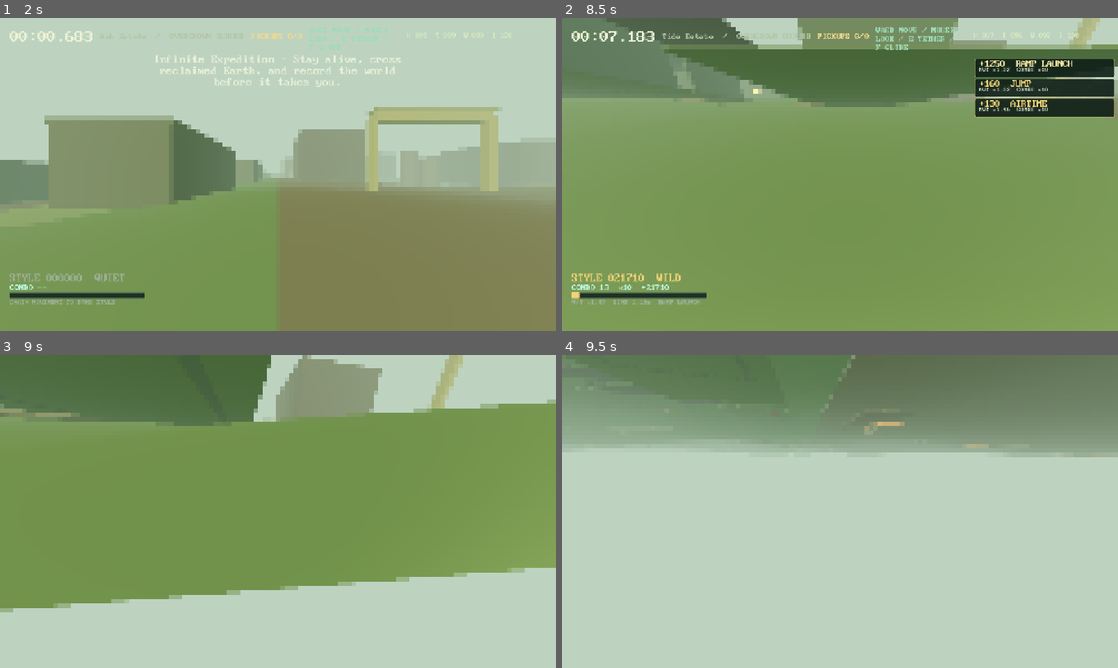
Above: before the commit, frames 1-4 (two rows, left to right).
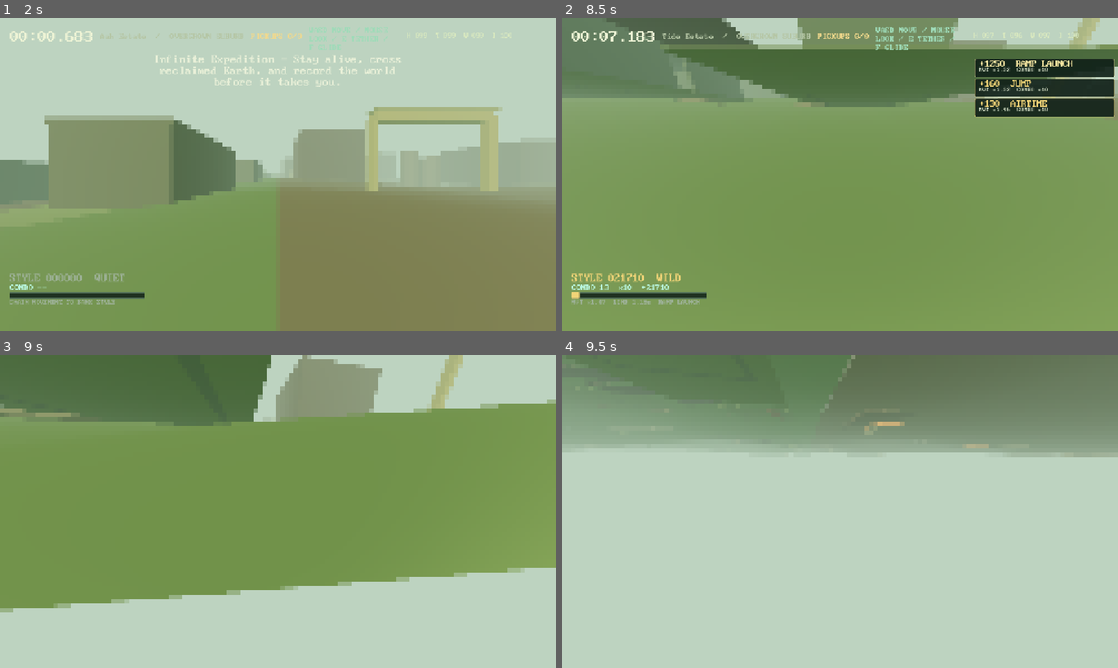
Above: after the commit, the same moments.

Repository: gongahkia/hot-cross-buns
Game: Godot game, scene res://scenes/main.tscn
Two runs of this game, one before a commit and one after it. Both use one fixed random seed, a clock stepped at 60 frames per second and the inputs below.
Inputs (mouse positions are in pixels of both pictures, inside the frame that each line leads up to):
- Up to frame 1 (2 s): click "Choose a journey" at 0.5 s; click "Infinite Expedition SURVIVAL …" at 1.25 s
- Up to frame 2 (8.5 s): tap Enter at 2, 6.6 s; move the mouse to (834, 180) at 2.02 s; hold W (move_forward) 2.03-4.28 s; tap Shift (dash) at 2.1 s; click (834, 180) at 2.17 s; tap Space (jump) at 2.27, 3.02, 4.52, 5.27, 6.02, 7.52, 8.27 s; move the mouse to (878, 177) at 2.77 s; tap F (glide) at 2.85 s; move the mouse to (795, 171) at 3.52 s; hold E (grapple) 3.53-4.28 s; move the mouse to (845, 174) at 4.27 s; hold A (move_left) 4.28-5.03 s; tap Q (slam) at 4.35 s; click (845, 174) at 4.42 s; move the mouse to (817, 168) at 5.02 s; hold C (slide) 5.03-5.78 s; hold W (move_forward) 5.03-7.28 s; move the mouse to (867, 174) at 5.77 s; tap Ctrl (sprint) at 5.85 s; move the mouse to (812, 174) at 6.52 s; click (812, 174) at 6.67 s; move the mouse to (851, 168) at 7.27 s; hold D (move_right) 7.28-8.03 s; tap Tab at 7.35 s; move the mouse to (834, 180) at 8.02 s; hold W (move_forward) from 8.03 s (still down); tap Delete at 8.1 s
- Up to frame 3 (9 s): keep holding W (move_forward); move the mouse to (316, 514) at 8.77 s; tap P at 8.85 s; click (316, 514) at 8.92 s
- Up to frame 4 (9.5 s): keep holding W (move_forward); tap Space (jump) at 9.02 s

Frame 1 is identical in both runs. In frame 2, less than 0.1% of the frame differs, in the area x 34-97%, y 8-25%; in frame 3, less than 0.1%; in frame 4, less than 0.1%.

Commit message:
Add overgrown suburb salvage

Diff:
--- a/scripts/world_generator.gd
+++ b/scripts/world_generator.gd
@@ -27,6 +27,7 @@
 const SUBURB_PARCELS := preload("res://scripts/world_suburb_parcels.gd")
 const SUBURB_TRANSITIONS := preload("res://scripts/world_suburb_transitions.gd")
 const SUBURB_TRAVERSAL := preload("res://scripts/world_suburb_traversal.gd")
+const SUBURB_RESOURCES := preload("res://scripts/world_suburb_resources.gd")
 
 const CHUNK_SIZE := 64.0
 const REGION_SIZE := 512.0
@@ -93,6 +94,8 @@
 	if not suburb_transitions.is_empty():descriptor["suburb_transitions"]=suburb_transitions
 	var suburb_traversal:=SUBURB_TRAVERSAL.generate(seed,chunk_x,chunk_z,suburb_parcels,suburb_transitions)
 	if not suburb_traversal.is_empty():descriptor["suburb_traversal"]=suburb_traversal
+	var suburb_resources:=SUBURB_RESOURCES.generate(seed,chunk_x,chunk_z,suburb_parcels,suburb_traversal)
+	if not suburb_resources.is_empty():descriptor["suburb_resources"]=suburb_resources
 	var industrial_layout:=INDUSTRIAL_LAYOUT.generate(seed,chunk_x,chunk_z,urban)
 	if not industrial_layout.is_empty():descriptor["industrial_layout"]=industrial_layout
 	var industrial_structures:=INDUSTRIAL_STRUCTURES.generate(seed,chunk_x,chunk_z,industrial_layout)
--- a/scripts/world_streamer.gd
+++ b/scripts/world_streamer.gd
@@ -263,10 +263,11 @@
 		_add_suburb_parcels(root,descriptor.get("suburb_parcels",{}),descriptor.get("suburb_transitions",{}))
 		_add_suburb_transitions(root,descriptor.get("suburb_transitions",{}))
 		_add_suburb_traversal(root,descriptor.get("suburb_traversal",{}))
+		_add_suburb_resources(root,descriptor.get("suburb_resources",{}))
 	else:
 		_add_wilderness(root, chunk_x, chunk_z, str(descriptor.biome))
 	var resource:=RESOURCE_PLACEMENT.for_chunk(seed,chunk_x,chunk_z,family)
-	if not resource.is_empty() and family!="industrial_ruin":_add_resource(root,resource)
+	if not resource.is_empty() and family not in ["industrial_ruin","overgrown_suburb"]:_add_resource(root,resource)
 	var hazard:=HAZARD_PLACEMENT.for_chunk(seed,chunk_x,chunk_z,str(descriptor.biome),family)
 	if not hazard.is_empty() and family!="industrial_ruin":_add_hazard(root,hazard)
 	if RNG.unit(seed, chunk_x, chunk_z, 419) > 0.82:
@@ -406,6 +407,9 @@
 		var x:=float(canopy.x);var z:=float(canopy.z);var ground:=ground_height(root.global_position+Vector3(x,0.0,z));_add_t …(238 unchanged characters)…
 	for collapse:Dictionary in fields.get("collapses",[]):
 		var x:=float(collapse.x);var z:=float(collapse.z);var size:=Vector3(float(collapse.length),float(collapse.height),1.4 …(238 unchanged characters)…
+
+func _add_suburb_resources(root:Node3D,fields:Dictionary)->void:
+	for resource:Dictionary in fields.get("resources",[]):_add_resource(root,resource)
 
 func _add_wilderness(root: Node3D, chunk_x: int, chunk_z: int, biome: String) -> void:
 	var count := 3 if biome in ["desert", "cold_desert", "badland", "alpine_scree"] else 8
--- /dev/null
+++ b/scripts/world_suburb_resources.gd
@@ -0,0 +1,13 @@
+class_name WorldSuburbResources
+extends RefCounted
+
+const RNG=preload("res://scripts/world_rng.gd")
+
+static func generate(seed:int,chunk_x:int,chunk_z:int,parcels:Dictionary,traversal:Dictionary)->Dictionary:
+	if parcels.is_empty() or traversal.is_empty():return {}
+	var yards:Array=parcels.get("yards",[]);var homes:Array=parcels.get("homes",[]);var collapses:Array=traversal.get("collapses",[]);if yards.is_empty() or homes.is_empty() or collapses.is_empty():return {}
+	var sources:Array=[yards[0],homes[1],collapses[0]];var kinds:Array=["food","water","scrap"];var names:Array=["yard","home","collapse"];var resources:Array=[]
+	for index in range(3):
+		var source:Dictionary=sources[index];var spread:=maxf(1.2,(float(source.width) if source.has("width") else float(source.length))*.22)
+		resources.append({"id":"suburb_salvage:%d:%d:%d"%[chunk_x,chunk_z,index],"kind":str(kinds[index]),"source":str(names[index]),"local_x":clampf(float(source.x)+RNG.signed(seed,chunk_x,chunk_z,2011+index)*spread,2.0,62.0),"local_z":clampf(float(source.z)+RNG.signed(seed,chunk_x,chunk_z,2027+index)*spread,2.0,62.0)})
+	return {"resources":resources}
--- /dev/null
+++ b/scripts/world_suburb_resources_test.gd
@@ -0,0 +1,24 @@
+extends SceneTree
+const ROADS=preload("res://scripts/world_suburb_roads.gd")
+const PARCELS=preload("res://scripts/world_suburb_parcels.gd")
+const TRANSITIONS=preload("res://scripts/world_suburb_transitions.gd")
+const TRAVERSAL=preload("res://scripts/world_suburb_traversal.gd")
+const RESOURCES=preload("res://scripts/world_suburb_resources.gd")
+const GENERATOR=preload("res://scripts/world_generator.gd")
+var failed:=false
+func _expect(condition:bool,message:String)->void:
+	if not condition:failed=true;push_error(message)
+func _initialize()->void:
+	var urban:Dictionary={"land_use":"residential","ruin_age_years":90};var roads:=ROADS.generate(20260730,4,-2,urban);var parcels:=PARCELS.generate(20260730,4,-2,urban,roads);var transitions:=TRANSITIONS.generate(20260730,4,-2,parcels,roads);var traversal:=TRAVERSAL.generate(20260730,4,-2,parcels,transitions);var result:=RESOURCES.generate(20260730,4,-2,parcels,traversal)
+	_expect((result.resources as Array).size()==3,"suburb salvage resources missing")
+	for resource:Dictionary in result.resources:_expect(str(resource.id).begins_with("suburb_salvage:") and str(resource.kind) in ["food","water","scrap"] and str(resource.source) in ["yard","home","collapse"] and float(resource.local_x)>=2.0 and float(resource.local_x)<=62.0 and float(resource.local_z)>=2.0 and float(resource.local_z)<=62.0,"suburb salvage grammar drifted")
+	_expect(result==RESOURCES.generate(20260730,4,-2,parcels,traversal) and RESOURCES.generate(1,0,0,{},traversal).is_empty(),"suburb salvage is not deterministic")
+	(result.resources as Array)[0]["kind"]="changed";_expect(str((RESOURCES.generate(20260730,4,-2,parcels,traversal).resources as Array)[0].kind)=="food","suburb salvage leaked mutable state")
+	var generator:=GENERATOR.new(20260730);var found:=false
+	for region_z in range(-8,9):
+		for region_x in range(-8,9):
+			var chunk_x:=region_x*8;var chunk_z:=region_z*8;var descriptor:Dictionary=generator.chunk_descriptor(chunk_x,chunk_z)
+			if str(descriptor.region.family)=="overgrown_suburb":found=true;_expect(descriptor.suburb_resources==RESOURCES.generate(20260730,chunk_x,chunk_z,descriptor.suburb_parcels,descriptor.suburb_traversal),"suburb salvage descriptor wiring drifted");break
+		if found:break
+	_expect(found,"suburb salvage fixture found no overgrown suburb")
+	quit(1 if failed else 0)
Not shown, added: docs/overgrown-suburb-salvage.md
